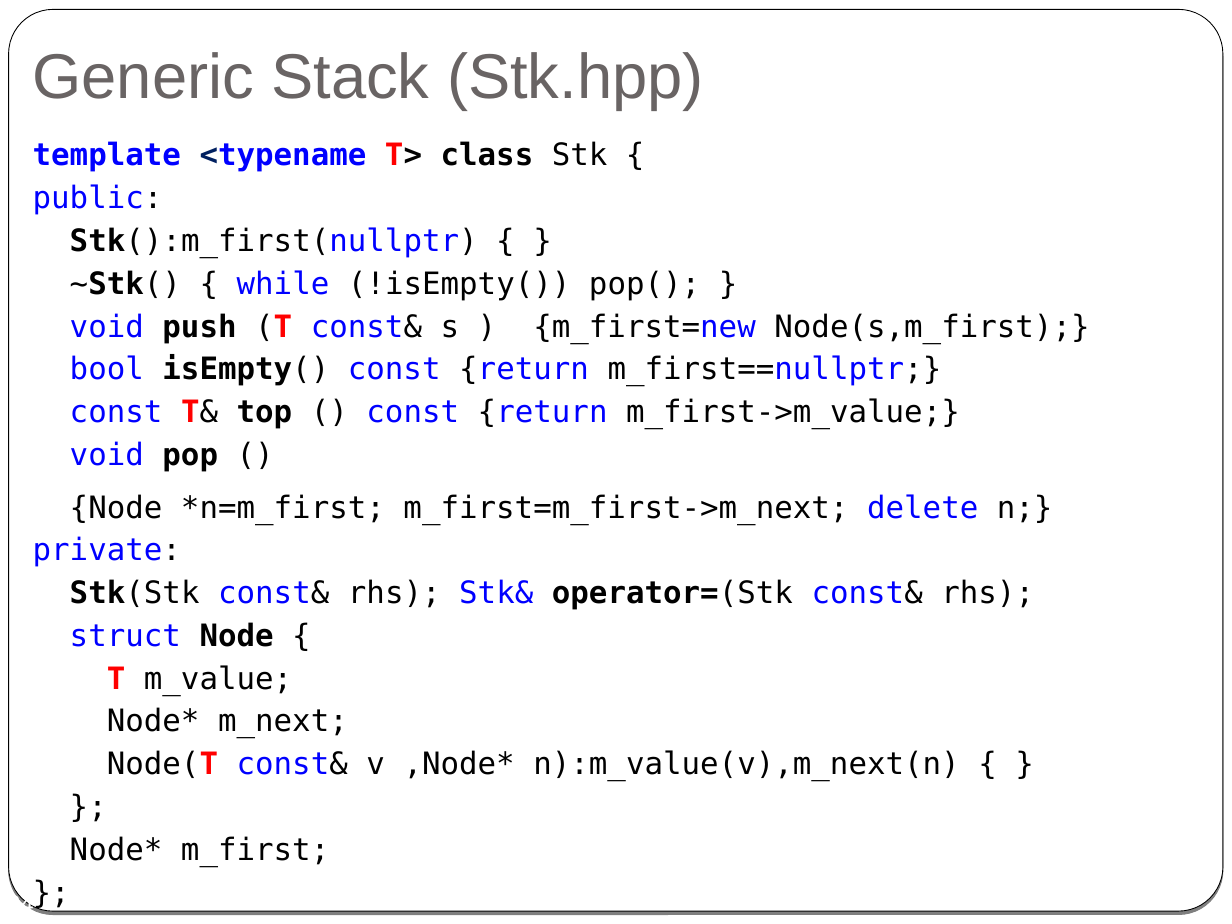
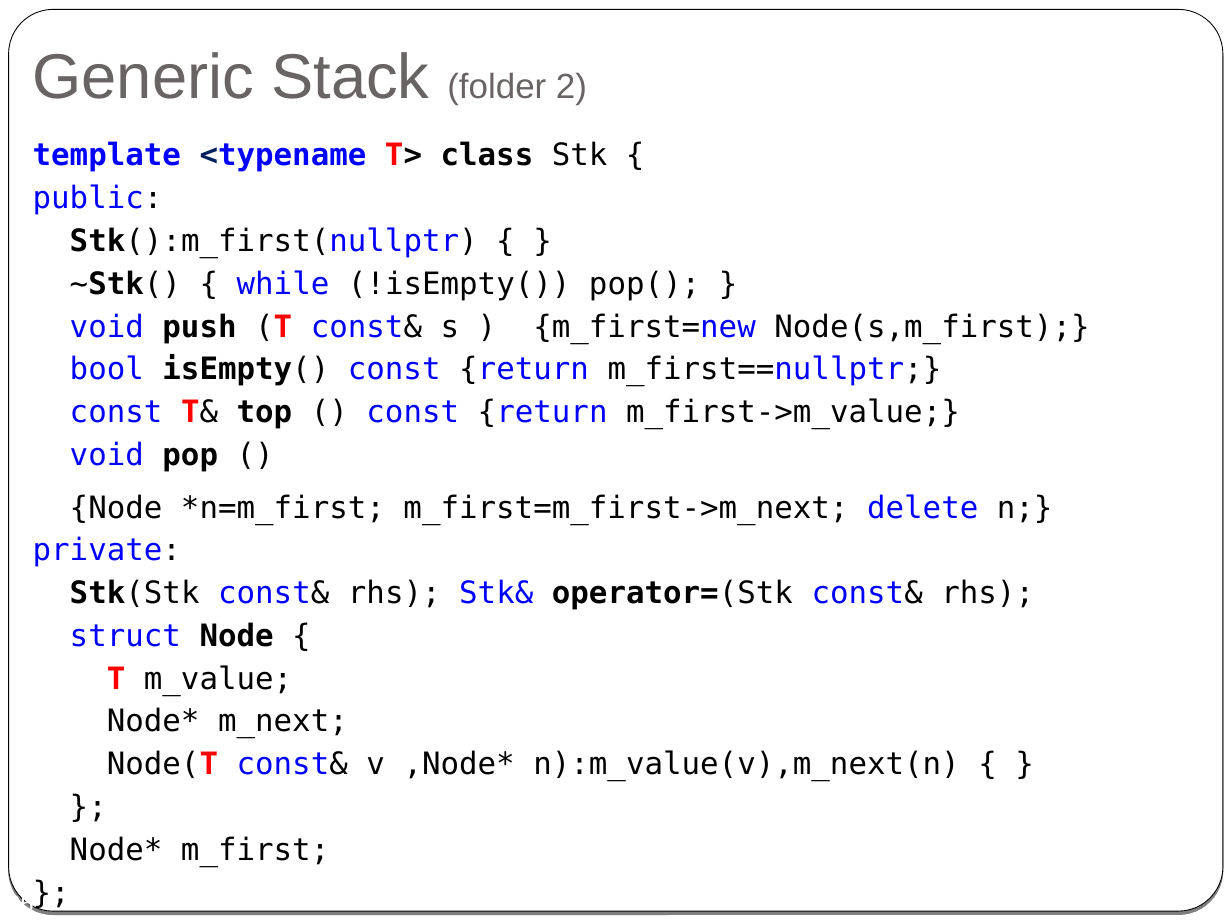
Before and after one commit to cpp-at-ariel/cpp-5778, a slide deck: slide 35 of week08-templates/slides.odp (slide 34 before the commit). Drawn at 1232x924 pixels with LibreOffice and Linux fonts; fonts in the diff are those of the drawing. Boxes give left, top, right and bottom in pixels: in the first picture for what was removed or moved away, otherwise in the second. Text is boxed around its words. In the diff, an @@ line names an element or a change of style, - is before the commit and + after.

```diff
--- a/week08-templates/slides.odp
+++ b/week08-templates/slides.odp
@@ title at bbox=[33, 52, 587, 105]: text changed @@
-Generic Stack (Stk.hpp)
+Generic Stack (folder 2)
@@ page number at bbox=[7, 893, 34, 911]: text changed @@
-34
+35
```
Also in this commit, not shown: 6 other slides changed, 1 slide added, 1 slide removed, 15 other files.
